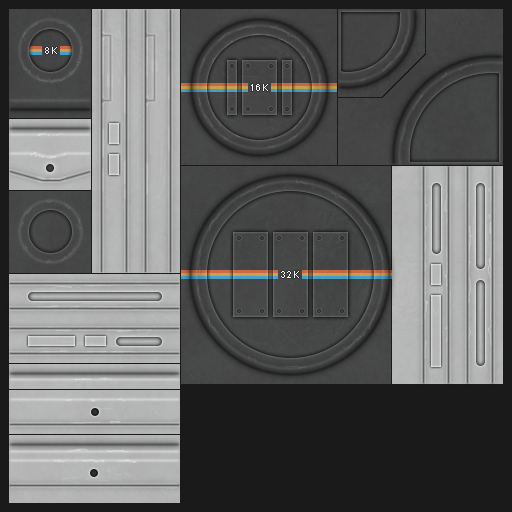
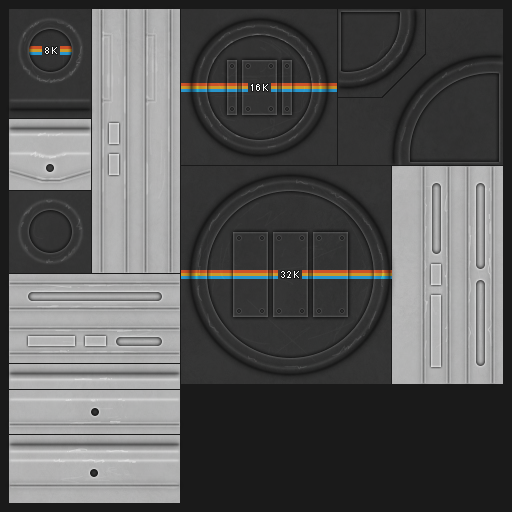
The second 512 x 512 image is a revision of the first. Changes to its layers:
"high 2" (1st of 3, in "s1"): blend normal → overlay, painted on it, unmasked it over [53,64,472,463]
"high 1" (1st of 3, in "s1"): blend normal → overlay, painted on it, unmasked it over [8,59,504,464]
"body" (1st of 6, in "s1"): blend pass through → overlay over [9,167,495,490]
unmasked "body high" (1st of 3, in "s1" › "body") over [9,167,495,490]
"body grime 2" (1st of 2, in "s1"): blend normal → overlay, painted on it, unmasked it over [61,182,492,484]
"high 2" (2nd of 3, in "s0p5"): blend normal → overlay, painted on it, unmasked it over [65,25,409,402]
"high 1" (2nd of 3, in "s0p5"): blend normal → overlay, painted on it, unmasked it over [8,9,413,403]
"d1 high" (1st of 2, in "s0p5"): blend normal → overlay, painted on it, unmasked it over [207,33,397,140]
"body" (3rd of 6, in "s0p5"): blend pass through → overlay over [8,281,181,427]
unmasked "body higher" (2nd of 3, in "s0p5" › "body") over [33,282,152,426]
painted on "body high" (2nd of 3, in "s0p5" › "body"), unmasked it over [8,281,181,427]
"grime 2": blend normal → overlay, painted on it, unmasked it over [36,31,395,425]
removed layer "wear" (2nd of 3, in "s0p5") (was 20%) from group "s0p5" over [9,9,425,434]
"high 1" (3rd of 3, in "s0"): blend normal → overlay, painted on it, unmasked it over [9,16,93,266]
"body" (5th of 6, in "s0"): blend pass through → overlay over [9,9,173,273]
unmasked "body higher" (3rd of 3, in "s0" › "body") over [35,30,172,201]
unmasked "body high" (3rd of 3, in "s0" › "body") over [9,9,173,273]
"body grime 2" (2nd of 2, in "s0"): blend normal → overlay, painted on it, unmasked it over [24,21,166,258]
removed layer "wear" (3rd of 3, in "s0") (was 20%) from group "s0" over [9,9,180,273]
"wear": opacity 20% → 7%, blend normal → overlay, moved it out of group "s1", painted on it over [9,9,503,503]
painted on "b" over [9,9,503,384]
…and 5 more changes (2 blend, 4 mask, 1 painted)
